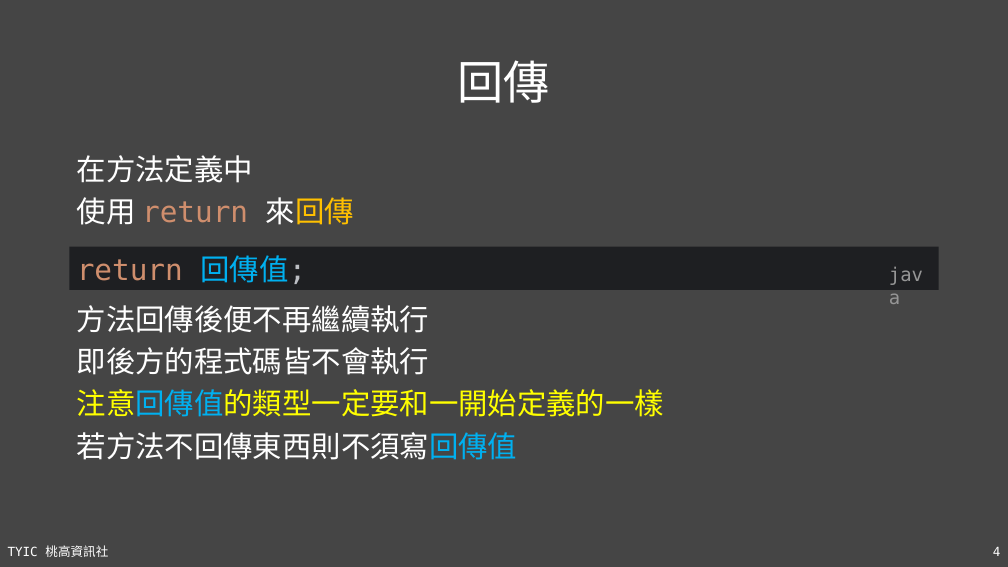
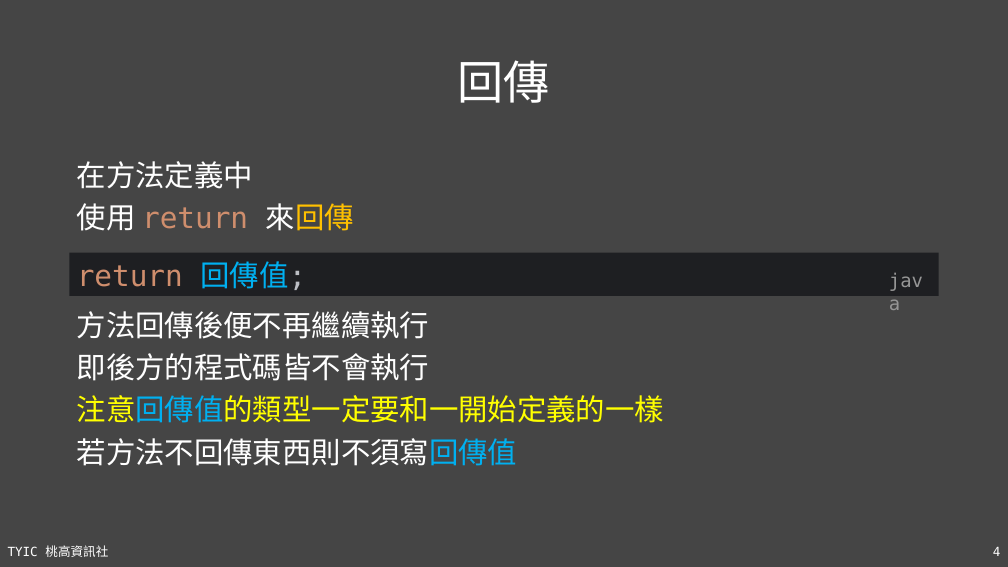
Before and after one commit to TYSHIC/slides, a slide deck: slide 4 of ppt/07_靜態成員.pptx. Drawn at 1008x567 pixels with LibreOffice and Linux fonts; fonts in the diff are those of the drawing. Boxes give left, top, right and bottom in pixels: in the first picture for what was removed or moved away, otherwise in the second. Text is boxed around its words. In the diff, an @@ line names an element or a change of style, - is before the commit and + after.

```diff
--- a/ppt/07_靜態成員.pptx
+++ b/ppt/07_靜態成員.pptx
@@ 3 texts, 1 rectangle: place and size @@
-3 texts, 1 rectangle at bbox=[70, 155, 939, 460]
+3 texts, 1 rectangle at bbox=[70, 161, 939, 466]
```
Also in this commit, not shown: 3 other slides changed, 3 other files.
